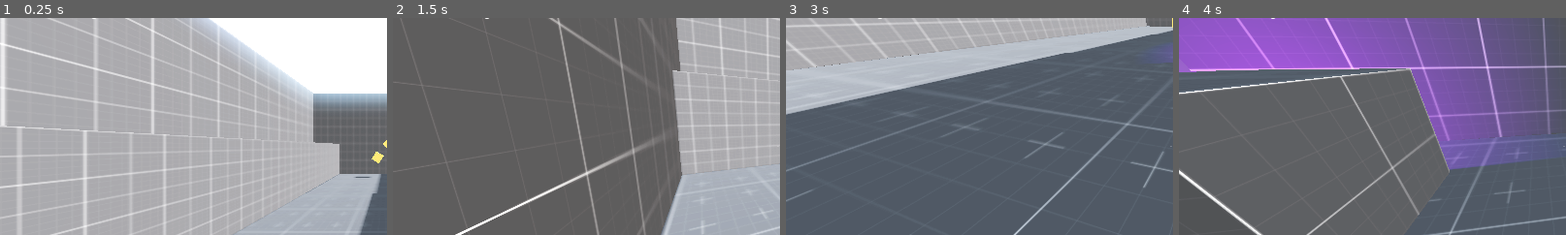
Above: before the commit, frames 1-4 (left to right).
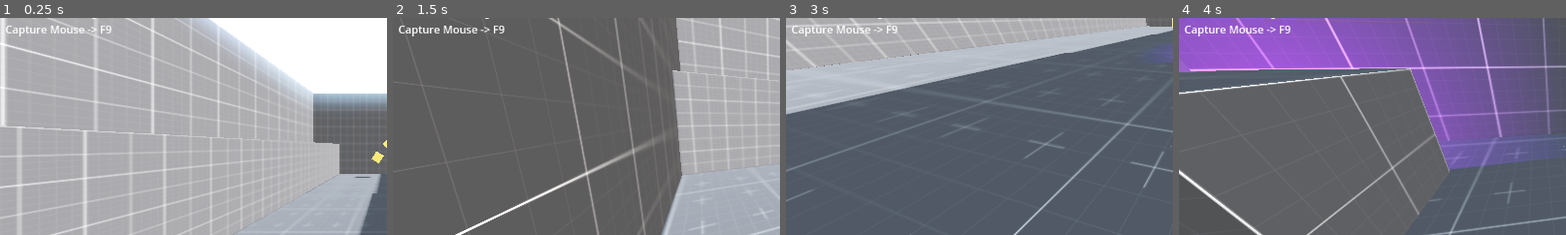
Above: after the commit, the same moments.

Repository: Henrique-Henrique/HengoDemos
Game: Godot game, scene res://main.tscn
Same seed, same stepped clock (60 frames per second), same inputs: the game is played once before the commit and once after it.
Inputs (mouse positions are % of the whole screen's width and height, from its top left):
- Up to frame 1 (0.25 s): no input
- Up to frame 2 (1.5 s): tap Enter (ui_accept) at 0.5 s; move the mouse to (72, 45) at 0.52 s; hold D (right) 0.53-1.28 s; click (72, 45) at 0.6 s; tap Space (jump) at 0.77 s; move the mouse to (30, 55) at 1.27 s; hold S (down) from 1.28 s (still down); right-click (30, 55) at 1.35 s; click (30, 55) at 1.42 s
- Up to frame 3 (3 s): tap Space (jump) at 1.52 s; move the mouse to (60, 28) at 2.02 s; release S (down) at 2.03 s; hold D (right) 2.03-2.78 s; hold Shift (run) 2.03-2.78 s; click (60, 28) at 2.17 s; move the mouse to (45, 70) at 2.77 s; hold W (up) from 2.78 s (still down); tap C at 2.85 s; click (45, 70) at 2.92 s
- Up to frame 4 (4 s): tap Space (jump) at 3.02, 3.77 s; move the mouse to (80, 65) at 3.52 s; release W (up) at 3.53 s; hold A (left) from 3.53 s (still down); tap F at 3.6 s; click (80, 65) at 3.67 s
The pictures show only the part of the screen within x 0-50%, y 20-70%; the shares and areas given below are measured in that part.

The runs differ from the first frame. In frame 1, 0.4% of the frame differs, in the area x 1-29%, y 3-9%; in frame 2, 0.5%; in frame 3, 0.4%; in frame 4, 0.5%.

Commit message:
[FPS] - changed description

Diff:
--- a/BasicFPSController/main.tscn
+++ b/BasicFPSController/main.tscn
@@ -76,7 +76,7 @@
 Jump -> Spacebar
 Grab -> Hold Left Mouse Button
 Shoot -> Press Right Mouse Button
-
+Capture Mouse -> F9
 "
 
 [node name="Label2" type="Label" parent="MarginContainer/Control"]
